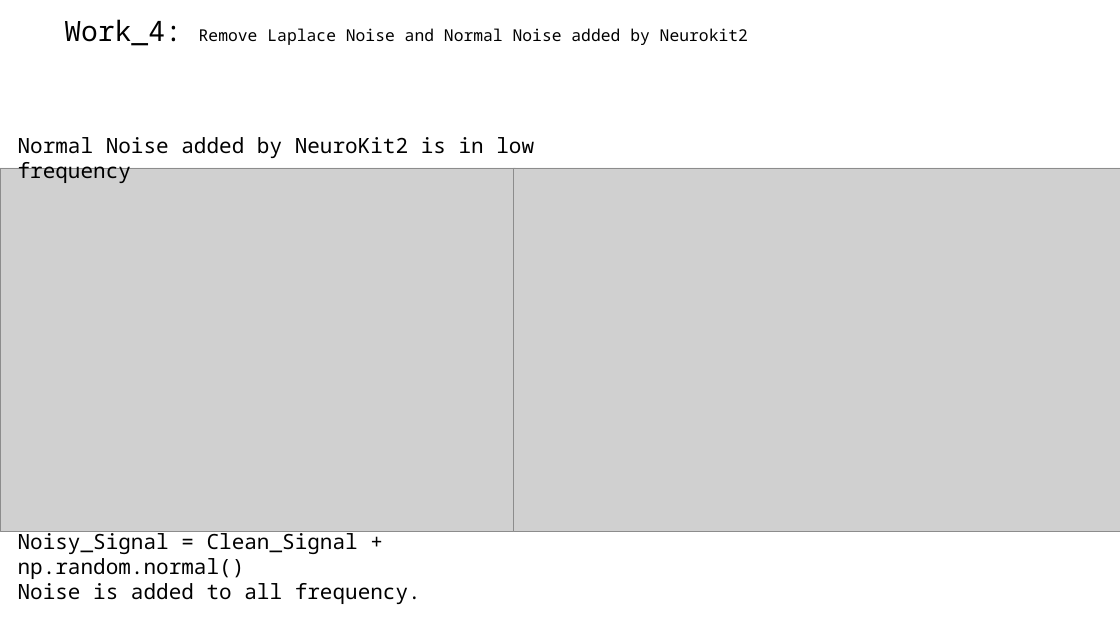
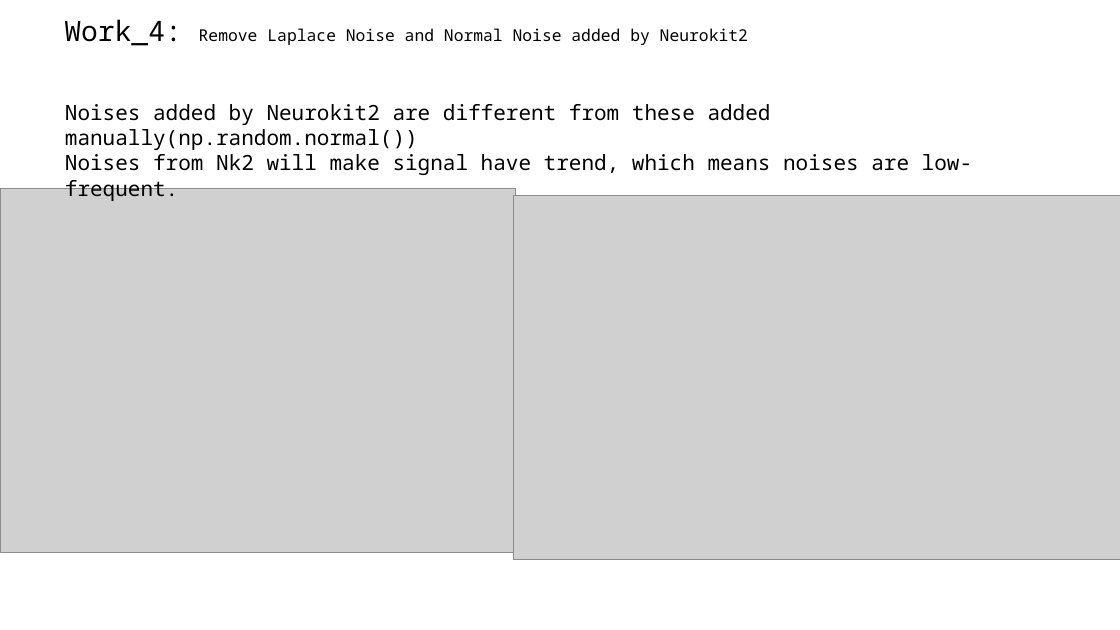
Before and after one commit to A-Big-Tortoise/Presentation, a slide deck: slide 15 of Presentation_911_JiayuChen.pptx (slide 14 before the commit). Drawn at 1120x630 pixels with LibreOffice and Linux fonts; fonts in the diff are those of the drawing; grey boxes stand for pictures. Boxes give left, top, right and bottom in pixels: in the first picture for what was removed or moved away, otherwise in the second. Text is boxed around its words. In the diff, an @@ line names an element or a change of style, - is before the commit and + after.

```diff
--- a/Presentation_911_JiayuChen.pptx
+++ b/Presentation_911_JiayuChen.pptx
@@ text at [65, 104, 972, 201]: text changed @@
-Normal Noise added by NeuroKit2 is in low frequency
+Noises added by Neurokit2 are different from these added manually(np.random.normal())
+Noises from Nk2 will make signal have trend, which means noises are low-frequent.
@@ picture: place and size @@
-picture at [0, 168, 516, 532]
+picture at [0, 188, 516, 552]
@@ picture: place and size @@
-picture at [513, 168, 1120, 532]
+picture at [513, 196, 1120, 560]
@@ text removed at [18, 529, 421, 604] @@
-Noisy_Signal = Clean_Signal + np.random.normal()
-Noise is added to all frequency.
```
Also in this commit, not shown: 8 other slides changed, 4 slides added, 3 slides removed.
